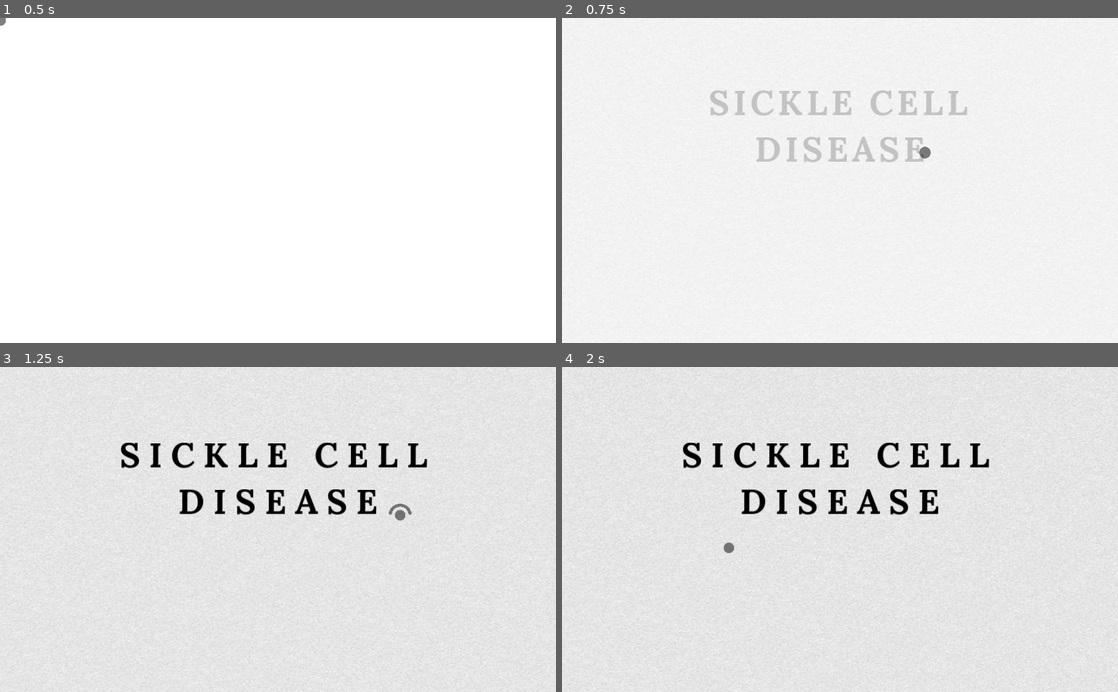
Above: before the commit, frames 1-4 (two rows, left to right).
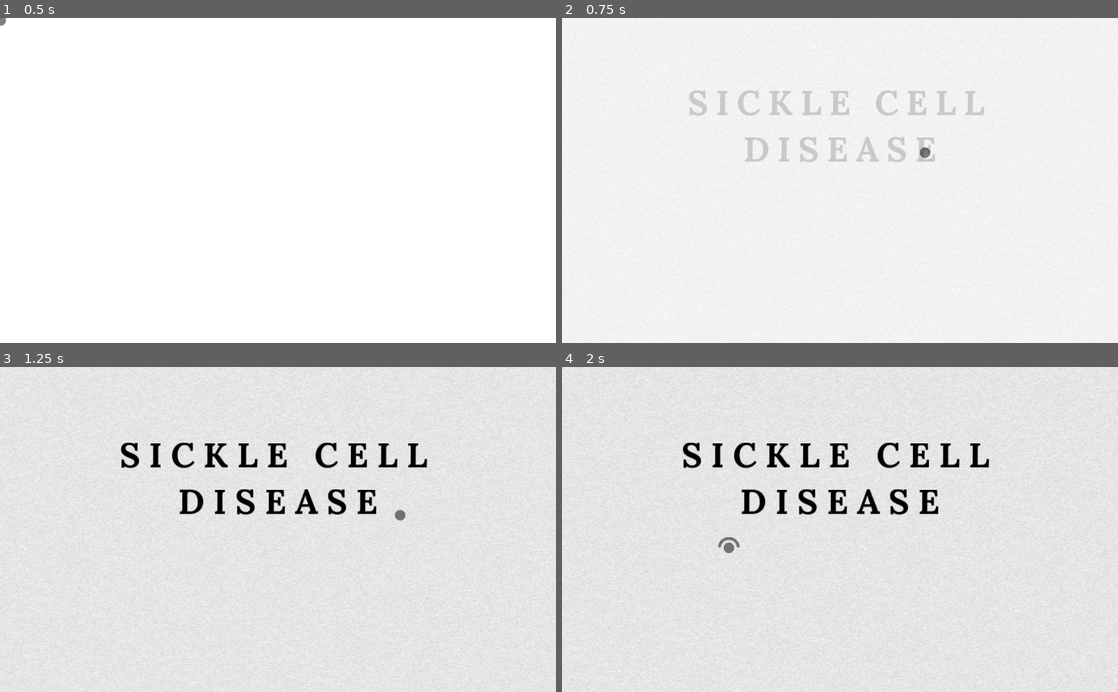
Above: after the commit, the same moments.

Repository: pengink/SCDPresentation
Game: Godot game, scene res://Main.tscn
Two runs of this game, one before a commit and one after it. Both use one fixed random seed, a clock stepped at 60 frames per second and the inputs below.
Inputs (mouse positions are in pixels of both pictures, inside the frame that each line leads up to):
- Up to frame 1 (0.5 s): no input
- Up to frame 2 (0.75 s): tap Enter at 0.5 s; move the mouse to (962, 164) at 0.52 s; press the mouse at (962, 164) at 0.53 s
- Up to frame 3 (1.25 s): no input
- Up to frame 4 (2 s): move the mouse to (728, 545) at 1.27 s; release the mouse at (728, 545) at 1.28 s; click (728, 545) at 1.35 s

Frame 1 is identical in both runs. In frame 2, 2.6% of the frame differs, in the area x 22-76%, y 22-45%; in frame 3, less than 0.1%; in frame 4, less than 0.1%.

Commit message:
html export http request

Diff:
--- a/CameraOrgin.gd
+++ /dev/null
@@ -1,28 +0,0 @@
-extends Spatial
-
-
-var sens : float = 0.002
-onready var scroll = get_node("ClippedCamera/Scroll")
-var toRot : Vector3
-
-var past : bool = false
-
-func _ready():
-	pass
-
-func _process(delta):
-	if scroll.scrollPos <= -10 && past == false:
-		print_debug("past")
-		past = true
-	elif scroll.scrollPos <= 10:
-		#get_node("ClippedCamera").translation.z = -4
-		pass
-	transform.basis = transform.basis.slerp(Basis(toRot), delta * 2)
-
-func _input(event):
-	if event is InputEventMouseMotion:
-		if Input.is_action_pressed("click"):
-			toRot.y -= event.relative.x * sens
-			toRot.x -= event.relative.y * sens
-			toRot.x = clamp(toRot.x, deg2rad(-60), deg2rad(60))
-			toRot.y = clamp(toRot.y, deg2rad(-45), deg2rad(45))
--- a/CustomCursor.gd
+++ /dev/null
@@ -1,26 +0,0 @@
-extends AnimatedSprite
-
-
-# Declare member variables here. Examples:
-# var a = 2
-# var b = "text"
-var screen : Viewport
-var mouse_pos : Vector2
-var dt : float
-
-
-# Called when the node enters the scene tree for the first time.
-func _ready():
-	Input.mouse_mode = 1
-	screen = get_viewport()
-	offset = screen.get_mouse_position()
-
-# Called every frame. 'delta' is the elapsed time since the previous frame.
-func _process(delta):
-	dt = delta
-	if Input.is_action_pressed("escape"):
-		print("klik")
-		get_tree().quit()
-
-	mouse_pos = screen.get_mouse_position()
-	offset = offset.linear_interpolate(mouse_pos, dt * 2)
--- a/Descriptions.gd
+++ /dev/null
@@ -1,29 +0,0 @@
-extends Label
-
-onready var cursor = get_parent().get_parent().get_node("Cursor")
-onready var HTTP = get_parent().get_parent().get_node("HTTPRequest")
-var on_desc : int = 0
-
-func _ready():
-	pass # Replace with function body.
-
-func _input(event):
-	if event is InputEventMouseButton && Input.is_action_just_pressed("click"):
-			cursor.play("active")
-			print("click")
-			HTTP.request("https://www.nhlbi.nih.gov/health/sickle-cell-disease/causes")
-			match on_desc:
-				1:
-					pass
-
-func _on_Desc_mouse_entered():
-	on_desc = 1
-
-func _on_Desc_mouse_exited():
-	on_desc = 0
-	cursor.play("idle")
-
-
-
-func _on_HTTPRequest_request_completed(result, response_code, headers, body):
-	print("completed")
--- a/GUI.tscn
+++ b/GUI.tscn
@@ -1,11 +1,10 @@
-[gd_scene load_steps=58 format=2]
+[gd_scene load_steps=57 format=2]
 
 [ext_resource path="res://textures/mousecursor - Copy.png" type="Texture" id=1]
 [ext_resource path="res://script/CustomCursor.gd" type="Script" id=2]
-[ext_resource path="res://script/BootStartupPage.gd" type="Script" id=3]
 [ext_resource path="res://textures/icons8-down-arrow-50.png" type="Texture" id=4]
 [ext_resource path="res://Fonts/static/Lora-Italic.ttf" type="DynamicFontData" id=5]
-[ext_resource path="res://Descriptions.gd" type="Script" id=6]
+[ext_resource path="res://script/Tips.gd" type="Script" id=7]
 
 [sub_resource type="Animation" id=81]
 resource_name = "MainPage"
@@ -156,7 +155,7 @@
 tracks/1/imported = false
 tracks/1/enabled = true
 tracks/1/keys = {
-"times": PoolRealArray( 0, 0.5, 1.1, 5 ),
+"times": PoolRealArray( 0, 0.5, 1.2, 5 ),
 "transitions": PoolRealArray( 1, 1, 1, 1 ),
 "update": 0,
 "values": [ Vector2( 200, 110 ), Vector2( 200, 110 ), Vector2( 200, 120 ), Vector2( 200, 120 ) ]
@@ -168,7 +167,7 @@
 tracks/2/imported = false
 tracks/2/enabled = true
 tracks/2/keys = {
-"times": PoolRealArray( 0, 0.5, 1.1, 5 ),
+"times": PoolRealArray( 0, 0.5, 1.2, 5 ),
 "transitions": PoolRealArray( 1, 1, 1, 1 ),
 "update": 0,
 "values": [ Vector2( 1, 1 ), Vector2( 1, 1 ), Vector2( 1, 1 ), Vector2( 1, 1 ) ]
@@ -192,7 +191,7 @@
 tracks/4/imported = false
 tracks/4/enabled = true
 tracks/4/keys = {
-"times": PoolRealArray( 0, 0.5, 1.1 ),
+"times": PoolRealArray( 0, 0.5, 1.2 ),
 "transitions": PoolRealArray( 1, 1, 1 ),
 "update": 0,
 "values": [ Color( 0, 0, 0, 0 ), Color( 0, 0, 0, 0 ), Color( 0, 0, 0, 1 ) ]
@@ -336,10 +335,10 @@
 tracks/16/imported = false
 tracks/16/enabled = true
 tracks/16/keys = {
-"times": PoolRealArray( 0, 0.5, 1.1, 5 ),
+"times": PoolRealArray( 0, 0.4, 0.8, 5 ),
 "transitions": PoolRealArray( 1, 1, 1, 1 ),
 "update": 0,
-"values": [ 1, 1, 16, 16 ]
+"values": [ 3, 3, 16, 16 ]
 }
 tracks/17/type = "value"
 tracks/17/path = NodePath("Desc/Desc:visible_characters")
@@ -684,7 +683,6 @@
 
 [node name="GUI" type="CanvasLayer"]
 script = ExtResource( 2 )
-can_scroll = true
 
 [node name="HTTPRequest" type="HTTPRequest" parent="."]
 
@@ -708,9 +706,9 @@
 playing = true
 
 [node name="StartUp" type="Control" parent="."]
-margin_right = 40.0
-margin_bottom = 40.0
-script = ExtResource( 3 )
+margin_right = 1024.0
+margin_bottom = 600.0
+mouse_filter = 1
 
 [node name="StartScreen" type="ColorRect" parent="StartUp"]
 material = SubResource( 73 )
@@ -722,7 +720,7 @@
 margin_left = 200.0
 margin_top = 120.0
 margin_right = 824.0
-margin_bottom = 289.015
+margin_bottom = 289.014
 custom_fonts/font = SubResource( 88 )
 text = "SICKLE CELL DISEASE"
 align = 1
@@ -733,19 +731,20 @@
 margin_left = 105.0
 margin_top = 310.0
 margin_right = 929.0
-margin_bottom = 622.001
+margin_bottom = 363.0
+mouse_filter = 1
 custom_fonts/font = SubResource( 89 )
 text = "Sickle cell disease (SCD) affects more than 100,000 people in the United States and 20 million people worldwide. People affected with SCD are mostly of African ancestry or black."
 align = 1
 autowrap = true
 max_lines_visible = 9
-script = ExtResource( 6 )
 
 [node name="Desc" type="Label" parent="StartUp/Desc"]
 modulate = Color( 0, 0, 0, 1 )
 margin_top = 75.0
 margin_right = 824.0
-margin_bottom = 387.0
+margin_bottom = 147.0
+mouse_filter = 1
 custom_fonts/font = SubResource( 89 )
 text = "African-American mothers with SCD experience worse maternal health outcomes compared to other racial groups. For example, they experience the highest rates of maternal deaths, 42.8 deaths per 100,000 live births.
 "
@@ -757,7 +756,8 @@
 modulate = Color( 0, 0, 0, 1 )
 margin_top = 75.0
 margin_right = 824.0
-margin_bottom = 387.0
+margin_bottom = 147.0
+mouse_filter = 1
 custom_fonts/font = SubResource( 89 )
 text = "Babies of mothers with SCD compared to the mother without SCD are at five times the risk of intrauterine growth restriction (IUGR), an abnormal development of the fetus.
 "
@@ -794,19 +794,58 @@
 
 [node name="ScrollContainer" type="ScrollContainer" parent="."]
 margin_right = 1025.0
-margin_bottom = 600.0
+margin_bottom = 1200.0
 rect_clip_content = false
+mouse_filter = 1
 scroll_horizontal_enabled = false
+scroll_vertical_enabled = false
 
 [node name="ColorRect" type="ColorRect" parent="ScrollContainer"]
 margin_right = 1013.0
 margin_bottom = 1200.0
 rect_min_size = Vector2( 1013, 1200 )
+mouse_filter = 2
 color = Color( 1, 1, 1, 0 )
 
-[connection signal="request_completed" from="HTTPRequest" to="StartUp/Desc" method="_on_HTTPRequest_request_completed"]
+[node name="Tips" type="Control" parent="."]
+mouse_filter = 2
+script = ExtResource( 7 )
+
+[node name="Page0" type="Control" parent="Tips"]
+mouse_filter = 2
+
+[node name="Panel" type="Panel" parent="Tips/Page0"]
+modulate = Color( 1, 1, 1, 0 )
+margin_left = 103.0
+margin_top = 312.0
+margin_right = 927.0
+margin_bottom = 356.0
+mouse_filter = 1
+
+[node name="Panel2" type="Panel" parent="Tips/Page0"]
+modulate = Color( 1, 1, 1, 0 )
+margin_left = 104.0
+margin_top = 389.0
+margin_right = 928.0
+margin_bottom = 433.0
+mouse_filter = 1
+
+[node name="Panel3" type="Panel" parent="Tips/Page0"]
+modulate = Color( 1, 1, 1, 0 )
+margin_left = 104.0
+margin_top = 461.0
+margin_right = 928.0
+margin_bottom = 505.0
+mouse_filter = 1
+
+[connection signal="request_completed" from="HTTPRequest" to="." method="_on_HTTPRequest_request_completed"]
 [connection signal="animation_finished" from="AnimationPlayer" to="." method="_on_AnimationPlayer_animation_finished"]
-[connection signal="animation_finished" from="AnimationPlayer" to="StartUp" method="_on_AnimationPlayer_animation_finished"]
 [connection signal="timeout" from="Timer" to="." method="_on_Timer_timeout"]
-[connection signal="mouse_entered" from="StartUp/Desc" to="StartUp/Desc" method="_on_Desc_mouse_entered"]
-[connection signal="mouse_exited" from="StartUp/Desc" to="StartUp/Desc" method="_on_Desc_mouse_exited"]
+[connection signal="mouse_entered" from="StartUp/Desc" to="StartUp" method="_on_Desc_mouse_entered"]
+[connection signal="mouse_exited" from="StartUp/Desc" to="StartUp" method="_on_Desc_mouse_exited"]
+[connection signal="mouse_entered" from="Tips/Page0/Panel" to="Tips" method="Page0_Panel"]
+[connection signal="mouse_exited" from="Tips/Page0/Panel" to="Tips" method="_on_Panel_mouse_exited"]
+[connection signal="mouse_entered" from="Tips/Page0/Panel2" to="Tips" method="Page0_Panel2"]
+[connection signal="mouse_exited" from="Tips/Page0/Panel2" to="Tips" method="_on_Panel_mouse_exited"]
+[connection signal="mouse_entered" from="Tips/Page0/Panel3" to="Tips" method="Page0_Panel3"]
+[connection signal="mouse_exited" from="Tips/Page0/Panel3" to="Tips" method="_on_Panel_mouse_exited"]
--- a/script/BootStartupPage.gd
+++ b/script/BootStartupPage.gd
@@ -3,6 +3,9 @@
 onready var SS = get_node("StartScreen")
 onready var CR = get_node("ColorRect")
 onready var AP = get_parent().get_node("AnimationPlayer")
+onready var cursor = get_parent().get_node("Cursor")
+
+var on_desc : int = 0
 
 # Called when the node enters the scene tree for the first time.
 func _ready():
@@ -11,3 +14,13 @@
 func _on_AnimationPlayer_animation_finished(anim_name):
 	if anim_name == "Startup":
 		AP.play("ToContinue")
+
+func _on_Desc_mouse_entered():
+	on_desc = 1
+	cursor.play("active")
+	print("mouse_entered")
+
+func _on_Desc_mouse_exited():
+	on_desc = 0
+	cursor.play("idle")
+	print("Mouseleft")
--- a/script/CustomCursor.gd
+++ b/script/CustomCursor.gd
@@ -21,8 +21,10 @@
 	Input.mouse_mode = 1
 	screen = get_viewport()
 	cursor.offset = screen.get_mouse_position()
+
+	animPlayer.play("Startup")
+
 	scrollBar = scrollCon.get_node("_h_scroll")
-
 	if scrollBar != null:
 		scrollBar.connect("changed", self, "_on_changed")
 		print("connected")
@@ -36,7 +38,6 @@
 func on_reload():
 	if Input.is_action_just_pressed("escape"):
 		get_tree().reload_current_scene()
-
 
 func _on_changed():
 	if can_scroll == true:
@@ -59,6 +60,9 @@
 
 
 func _on_AnimationPlayer_animation_finished(anim_name):
+	if anim_name == "Startup":
+		animPlayer.play("ToContinue")
+
 	if current_page >= 1:
 		can_scroll = true
 
--- /dev/null
+++ b/script/Tips.gd
@@ -0,0 +1,34 @@
+extends Control
+
+onready var HTTP = get_parent().get_node("HTTPRequest")
+onready var cursor = get_parent().get_node("Cursor")
+
+var on_desc : int = 0
+
+func _ready():
+	pass # Replace with function body.
+
+func _physics_process(delta):
+	pass
+
+func _input(event):
+	if on_desc >= 1: cursor.play("active")
+	if event is InputEventMouseButton && Input.is_action_just_pressed("click"):
+			HTTP.request("https://www.nhlbi.nih.gov/health/sickle-cell-disease/causes")
+			match on_desc:
+				1:
+					pass
+
+func _on_Panel_mouse_exited():
+	on_desc = 0
+	cursor.play("idle")
+
+func Page0_Panel():
+	on_desc = 1
+
+func Page0_Panel2():
+	on_desc = 2
+
+func Page0_Panel3():
+	on_desc = 3
+\
Binary file changed: index.png
Not shown, changed: index.html
Not shown, changed: index.js
Not shown, changed: index.pck
Not shown, changed: index.wasm
